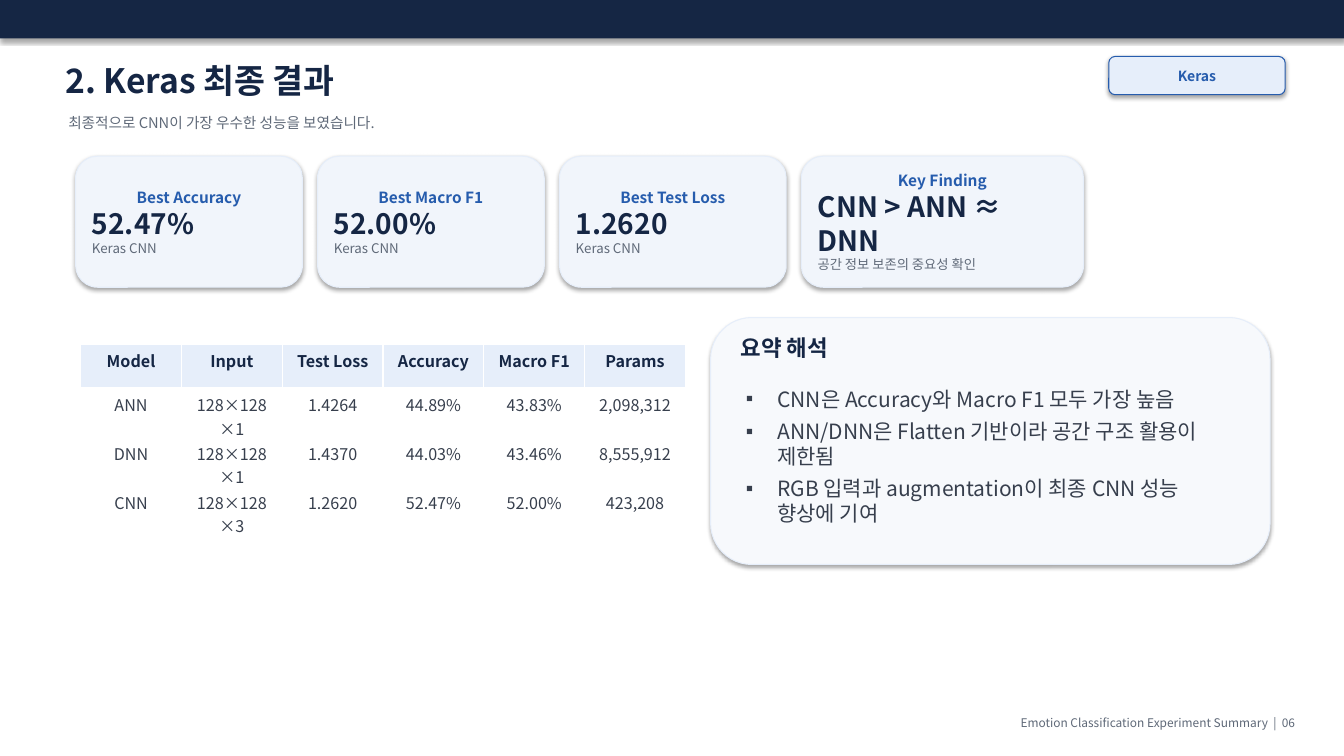
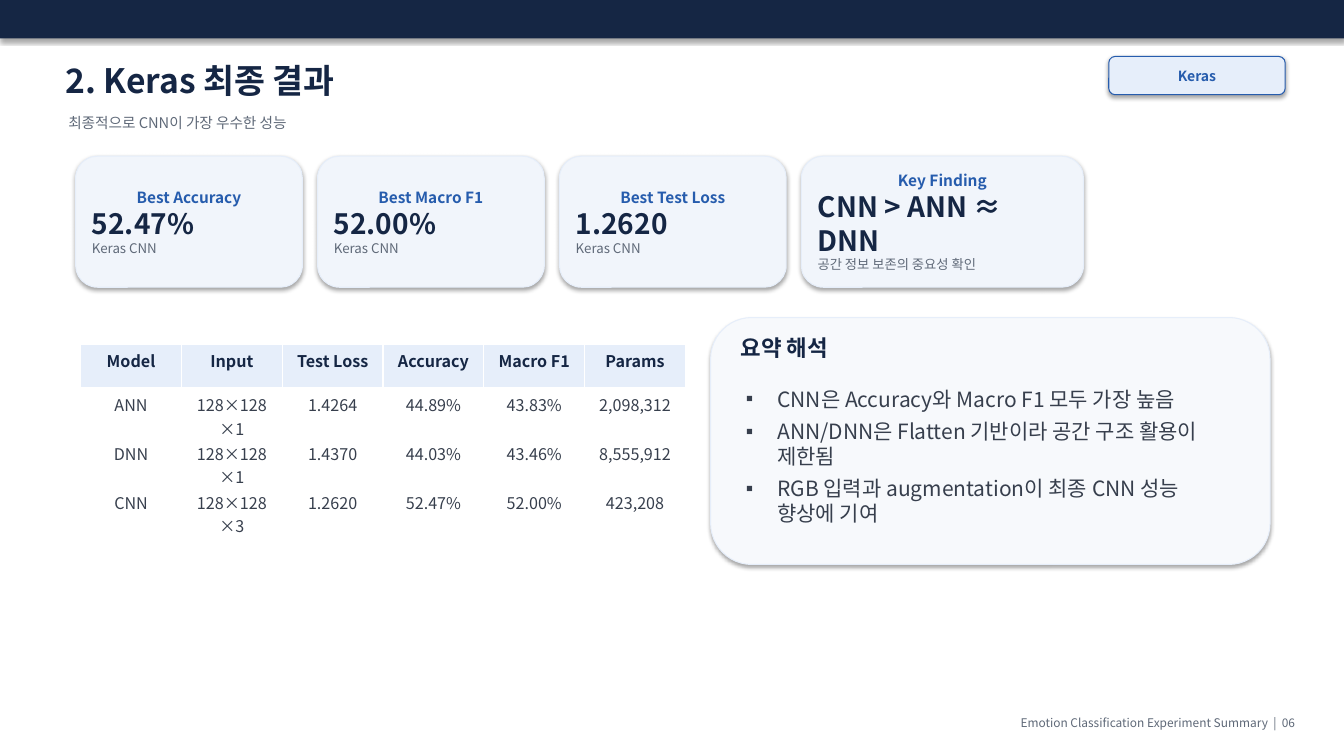
Before and after one commit to a38200-pixel/ANN_DNN_CNN_Architecture_Improvement, a slide deck: slide 8 of 어린이_감정분류_실험결과.pptx. Drawn at 1344x756 pixels with LibreOffice and Linux fonts; fonts in the diff are those of the drawing. Boxes give left, top, right and bottom in pixels: in the first picture for what was removed or moved away, otherwise in the second. Text is boxed around its words. In the diff, an @@ line names an element or a change of style, - is before the commit and + after.

```diff
--- a/어린이_감정분류_실험결과.pptx
+++ b/어린이_감정분류_실험결과.pptx
@@ text at <box>68,116,287,129</box>: text changed @@
-최종적으로 CNN이 가장 우수한 성능을 보였습니다.
+최종적으로 CNN이 가장 우수한 성능
```
Also in this commit, not shown: 9 other slides changed.
